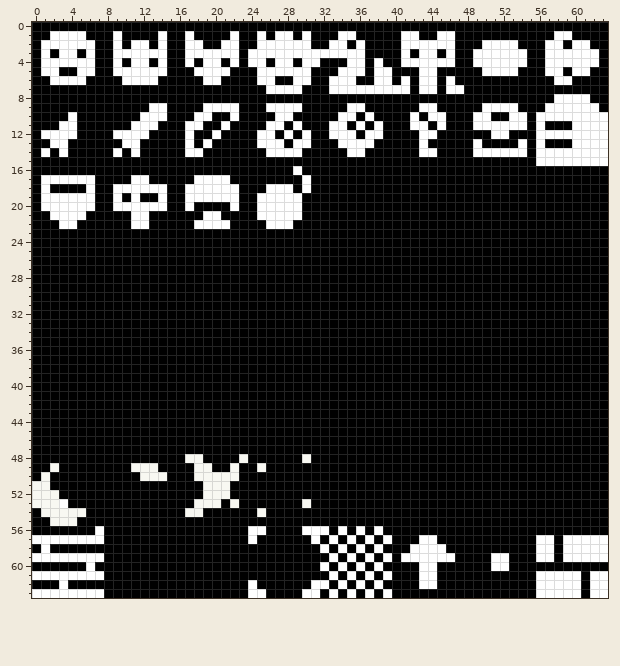
Pixel-art sprite -- itcs-5232/sprites/sprite.png. The picture above is the old version.
The file is 64x64 pixels.
And afterwards:
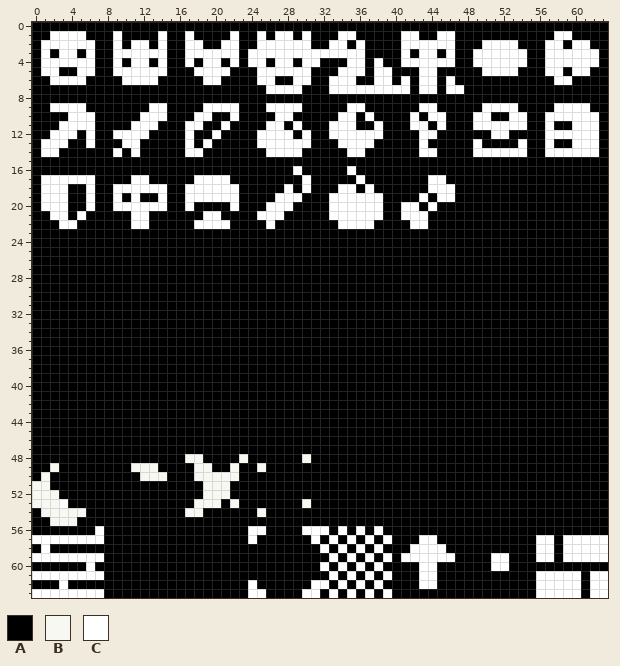
Palette (. is transparent): A #000000  B #f8f8f2  C #ffffff
Changes in this commit:
@@ x 0..63 @@
  7 AAAAAAAAAAAAAAAAAAAAAAAAAACCCCAAACCCCCCCCCACCACCAAAAAAAAAAAAAAAA
- 8 AAAAAAAAAAAAAAAAAAAAAAAAAAAAAAAAAAAAAAAAAAAAAAAAAAAAAAAAAACCCCAA
- 9 AAAAAAAAAAAAACCAAAACCCCAAACCCCAAAAACCAAAAAACCAAAAACCCCAAACCCCCCA
-10 AAAACAAAAAAACCCAAACCAACAAAACCAAAAACCACAAAACACCAAACCAACCACCCCCCCC
-11 AAACCAAAAAACCCAAACCAACAAAACCACAAACCACACAAACCACAAACCCCCCACAAACCCC
-12 ACCCCAAAACCCCAAAACAACAAAACCACACAACCCACCAAAACCAAAAAACCAAACCCCCCCC
-13 AACCAAAAAACCAAAAACACAAAAACCCACCAAACCCCAAAAACAAAAACAAAACACAAACCCC
-14 ACACAAAAACACAAAAACCAAAAAAACCCCAAAAACCAAAAAACCAAAACCCCCCACCCCCCCC
-15 AAAAAAAAAAAAAAAAAAAAAAAAAAAAAAAAAAAAAAAAAAAAAAAAAAAAAAAACCCCCCCC
-16 AAAAAAAAAAAAAAAAAAAAAAAAAAAAACAAAAAAAAAAAAAAAAAAAAAAAAAAAAAAAAAA
-17 ACCCCCCAAAACCAAAAACCCCAAAAAAAACAAAAAAAAAAAAAAAAAAAAAAAAAAAAAAAAA
-18 ACAAAACAACCCCCCAACCCCCCAAACCCACAAAAAAAAAAAAAAAAAAAAAAAAAAAAAAAAA
-19 ACCCCCCAACACAACAACCCCCCAACCCCCAAAAAAAAAAAAAAAAAAAAAAAAAAAAAAAAAA
-20 ACCCCCCAACCCCCCAACAAAACAACCCCCAAAAAAAAAAAAAAAAAAAAAAAAAAAAAAAAAA
-21 AACCCCAAAAACCAAAAAACCAAAACCCCCAAAAAAAAAAAAAAAAAAAAAAAAAAAAAAAAAA
-22 AAACCAAAAAACCAAAAACCCCAAAACCCAAAAAAAAAAAAAAAAAAAAAAAAAAAAAAAAAAA
+ 8 AAAAAAAAAAAAAAAAAAAAAAAAAAAAAAAAAAAAAAAAAAAAAAAAAAAAAAAAAAAAAAAA
+ 9 AACCCCAAAAAAACCAAAACCCCAAACCCCAAAAACCAAAAAACCAAAAACCCCAAAACCCCAA
+10 AAAACCCAAAAACCCAAACCAACAAAACCAAAAACCACAAAACACCAAACCAACCAACCCCCCA
+11 AAACCCCAAAACCCAAACCAACAAAACCACAAACCCAACAAACCACAAACCCCCCAACAACCCA
+12 AACCCACAACCCCAAAACAACAAAACCCCACAACCCCCCAAAACCAAAAAACCAAAACCCCCCA
+13 ACCCAACAAACCAAAAACACAAAAACCCCCCAAACCCCAAAAACAAAAACAAAACAACAACCCA
+14 ACCAAAAAACACAAAAACCAAAAAAACCCCAAAAACCAAAAAACCAAAACCCCCCAACCCCCCA
+15 AAAAAAAAAAAAAAAAAAAAAAAAAAAAAAAAAAAAAAAAAAAAAAAAAAAAAAAAAAAAAAAA
+16 AAAAAAAAAAAAAAAAAAAAAAAAAAAAACAAAAACAAAAAAAAAAAAAAAAAAAAAAAAAAAA
+17 ACCCCCCAAAACCAAAAACCCCAAAAAAAACAAAAACAAAAAAACCAAAAAAAAAAAAAAAAAA
+18 ACCCAACAACCCCCCAACCCCCCAAAAACACAAACCACAAAAAACCCAAAAAAAAAAAAAAAAA
+19 ACCCAACAACACAACAACCCCCCAAAACCCAAACCCCCCAAAACACCAAAAAAAAAAAAAAAAA
+20 ACCCAACAACCCCCCAACAAAACAAACCCAAAACCCCCCAACCACAAAAAAAAAAAAAAAAAAA
+21 AACCACAAAAACCAAAAAACCAAAACCCAAAAACCCCCCAACCCAAAAAAAAAAAAAAAAAAAA
+22 AAACCAAAAAACCAAAAACCCCAAAACAAAAAAACCCCAAAACCAAAAAAAAAAAAAAAAAAAA
 23 AAAAAAAAAAAAAAAAAAAAAAAAAAAAAAAAAAAAAAAAAAAAAAAAAAAAAAAAAAAAAAAA
